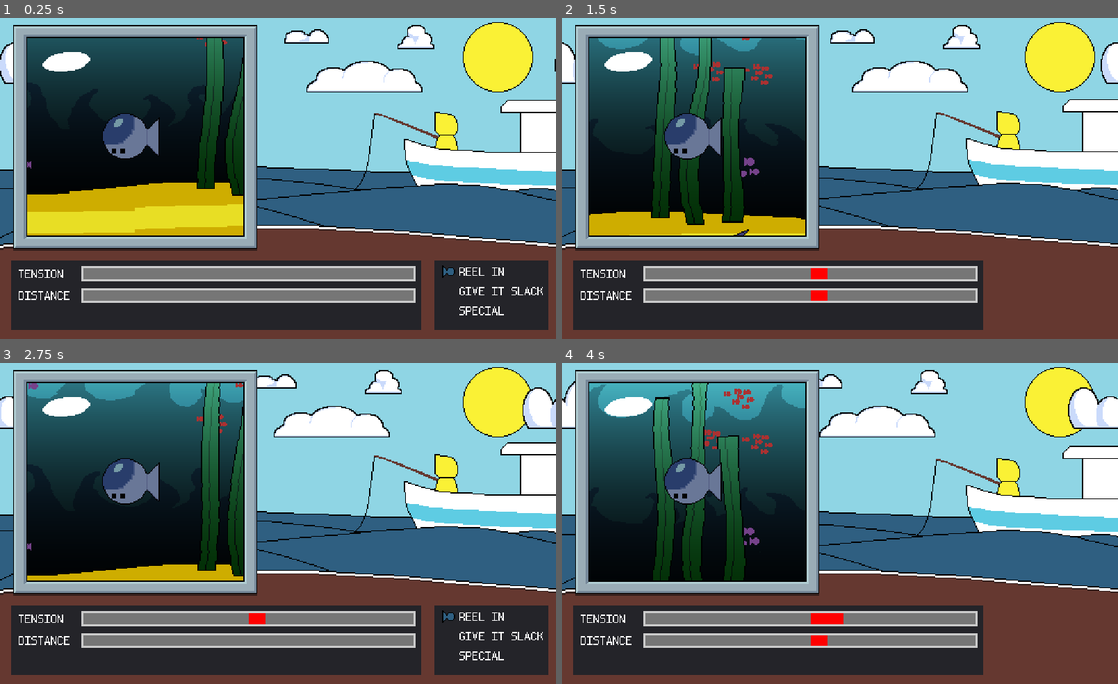
Above: before the commit, frames 1-4 (two rows, left to right).
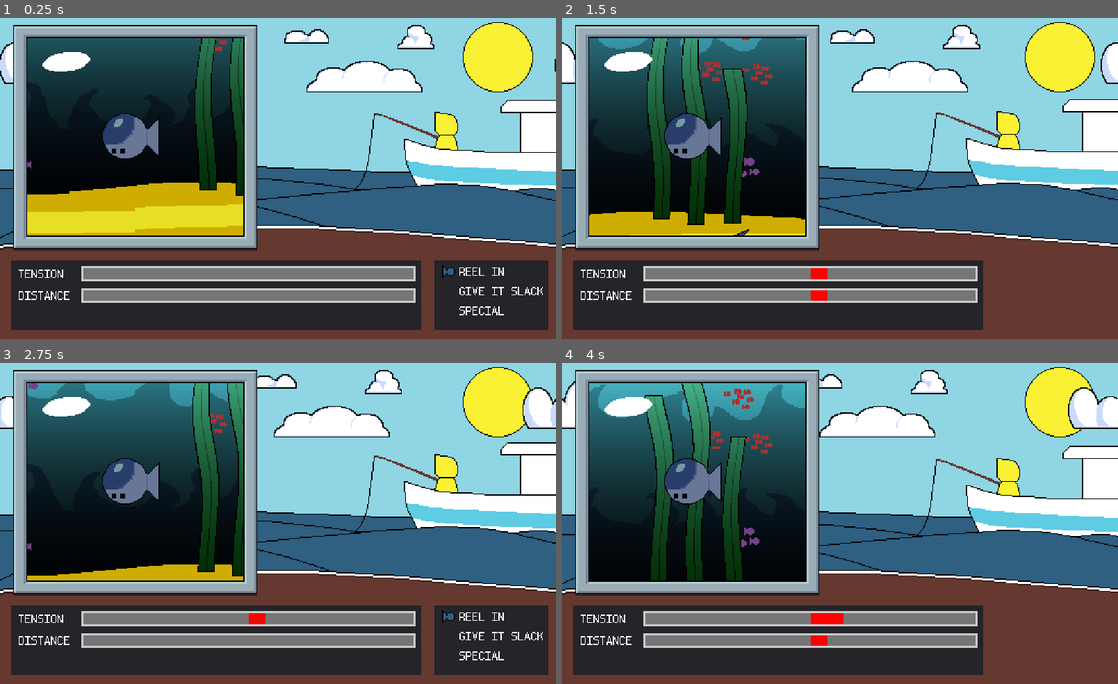
Above: after the commit, the same moments.

Repository: TateKennington/Battle-Fish-Saga
Game: Godot game, scene res://Battle.tscn
The game is run twice, just before and just after one commit, with the same random seed, the same clock (stepped at 60 frames per second) and the same inputs.
Inputs:
- Up to frame 1 (0.25 s): no input
- Up to frame 2 (1.5 s): tap Enter at 0.5 s; hold Up 0.53-1.28 s; tap Space at 0.77 s; hold Down from 1.28 s (still down)
- Up to frame 3 (2.75 s): tap Space at 1.52 s; release Down at 2.03 s; hold Up from 2.03 s (still down)
- Up to frame 4 (4 s): tap Space at 3.02, 3.77 s; release Up at 3.53 s; hold Down from 3.53 s (still down)

The runs differ from the first frame. In frame 1, 2.0% of the frame differs, in the area x 35-44%, y 6-56%; in frame 2, 3.9%, in the area x 15-34%, y 6-65%; in frame 3, 2.0%; in frame 4, 2.6%.

Commit message:
Improved kelp warbling

Diff:
--- a/Battle.tscn
+++ b/Battle.tscn
@@ -16,13 +16,17 @@
 [sub_resource type="ShaderMaterial" id=1]
 shader = ExtResource( 10 )
 shader_param/Frequency = 2.0
+shader_param/X_Modifier = null
 shader_param/Repeat = 0.5
+shader_param/HeightModifier = 10.0
 shader_param/Displacement = 0.2
 
 [sub_resource type="ShaderMaterial" id=2]
 shader = ExtResource( 10 )
 shader_param/Frequency = 1.0
+shader_param/X_Modifier = 15.0
 shader_param/Repeat = 1.0
+shader_param/HeightModifier = 6.0
 shader_param/Displacement = 0.1
 
 [node name="Battle" type="Node2D"]
--- a/WarbleShader.tres
+++ b/WarbleShader.tres
@@ -58,6 +58,18 @@
 [sub_resource type="VisualShaderNodeScalarUniform" id=22]
 uniform_name = "Frequency"
 
+[sub_resource type="VisualShaderNodeScalarUniform" id=23]
+uniform_name = "HeightModifier"
+
+[sub_resource type="VisualShaderNodeScalarOp" id=24]
+default_input_values = [ 0, 0.0, 1, 15.0 ]
+operator = 2
+
+[sub_resource type="VisualShaderNodeScalarOp" id=25]
+
+[sub_resource type="VisualShaderNodeScalarUniform" id=26]
+uniform_name = "X_Modifier"
+
 [sub_resource type="VisualShaderNodeInput" id=15]
 input_name = "texture"
 
@@ -76,7 +88,9 @@
 [resource]
 code = "shader_type canvas_item;
 uniform float Frequency;
+uniform float X_Modifier;
 uniform float Repeat;
+uniform float HeightModifier;
 uniform float Displacement;
 
 
@@ -108,8 +122,17 @@
 // ScalarOp:16
 	float n_out16p0 = n_out9p0 * n_out26p0;
 
+// ScalarUniform:30
+	float n_out30p0 = X_Modifier;
+
+// ScalarOp:28
+	float n_out28p0 = n_out12p0 * n_out30p0;
+
+// ScalarOp:29
+	float n_out29p0 = n_out16p0 + n_out28p0;
+
 // ScalarOp:13
-	float n_out13p0 = n_out15p0 + n_out16p0;
+	float n_out13p0 = n_out15p0 + n_out29p0;
 
 // ScalarFunc:10
 	float n_out10p0 = sin(n_out13p0);
@@ -124,9 +147,11 @@
 // ScalarOp:18
 	float n_out18p0 = mod(n_out19p0, n_out24p0);
 
+// ScalarUniform:27
+	float n_out27p0 = HeightModifier;
+
 // ScalarOp:17
-	float n_in17p1 = 10.00000;
-	float n_out17p0 = n_out18p0 / n_in17p1;
+	float n_out17p0 = n_out18p0 / n_out27p0;
 
 // ScalarOp:14
 	float n_out14p0 = n_out10p0 * n_out17p0;
@@ -205,7 +230,7 @@
 }
 "
 custom_defines = ""
-graph_offset = Vector2( -1258.79, 178 )
+graph_offset = Vector2( -1299.64, 122.6 )
 mode = 1
 flags/light_only = false
 nodes/fragment/0/position = Vector2( 580, -100 )
@@ -232,7 +257,7 @@
 nodes/fragment/15/node = SubResource( 6 )
 nodes/fragment/15/position = Vector2( -640, 180 )
 nodes/fragment/16/node = SubResource( 7 )
-nodes/fragment/16/position = Vector2( -1000, 280 )
+nodes/fragment/16/position = Vector2( -1140, 340 )
 nodes/fragment/17/node = SubResource( 8 )
 nodes/fragment/17/position = Vector2( -180, 40 )
 nodes/fragment/18/node = SubResource( 9 )
@@ -253,4 +278,12 @@
 nodes/fragment/25/position = Vector2( -180, 460 )
 nodes/fragment/26/node = SubResource( 22 )
 nodes/fragment/26/position = Vector2( -1340, 460 )
-nodes/fragment/connections = PoolIntArray( 4, 0, 5, 2, 6, 0, 7, 0, 7, 0, 5, 0, 11, 0, 7, 1, 6, 0, 12, 0, 13, 0, 10, 0, 10, 0, 14, 0, 12, 1, 15, 0, 15, 0, 13, 0, 9, 0, 16, 0, 16, 0, 13, 1, 17, 0, 14, 1, 18, 0, 17, 0, 12, 1, 19, 1, 19, 0, 18, 0, 14, 0, 20, 0, 20, 0, 11, 0, 5, 0, 21, 0, 22, 0, 21, 1, 19, 0, 23, 0, 23, 0, 22, 0, 23, 0, 22, 1, 23, 0, 22, 2, 21, 0, 0, 0, 5, 1, 0, 1, 24, 0, 18, 1, 25, 0, 20, 1, 26, 0, 16, 1 )
+nodes/fragment/27/node = SubResource( 23 )
+nodes/fragment/27/position = Vector2( 80, 40 )
+nodes/fragment/28/node = SubResource( 24 )
+nodes/fragment/28/position = Vector2( -1080, 160 )
+nodes/fragment/29/node = SubResource( 25 )
+nodes/fragment/29/position = Vector2( -869.418, 316 )
+nodes/fragment/30/node = SubResource( 26 )
+nodes/fragment/30/position = Vector2( -1380, 220 )
+nodes/fragment/connections = PoolIntArray( 4, 0, 5, 2, 6, 0, 7, 0, 7, 0, 5, 0, 11, 0, 7, 1, 6, 0, 12, 0, 13, 0, 10, 0, 10, 0, 14, 0, 12, 1, 15, 0, 15, 0, 13, 0, 9, 0, 16, 0, 17, 0, 14, 1, 18, 0, 17, 0, 12, 1, 19, 1, 19, 0, 18, 0, 14, 0, 20, 0, 20, 0, 11, 0, 5, 0, 21, 0, 22, 0, 21, 1, 19, 0, 23, 0, 23, 0, 22, 0, 23, 0, 22, 1, 23, 0, 22, 2, 21, 0, 0, 0, 5, 1, 0, 1, 24, 0, 18, 1, 25, 0, 20, 1, 26, 0, 16, 1, 27, 0, 17, 1, 12, 0, 28, 0, 16, 0, 29, 0, 29, 0, 13, 1, 28, 0, 29, 1, 30, 0, 28, 1 )
Binary file changed: Background/OceanBackground-Seaweed.aseprite
Binary file changed: Background/OceanBackground-Seaweed.png
Not shown: 1 places in WarbleShader.tres that only renumber resources
